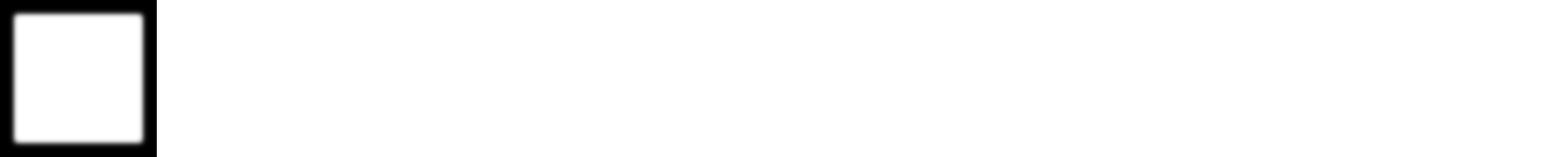
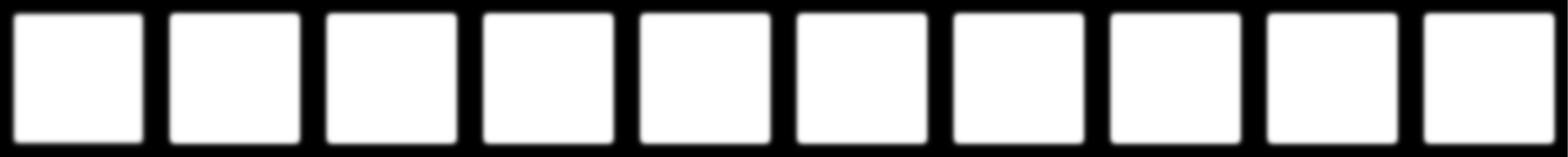
Two versions of the same layered image (w=1568, h=157). Layer-by-layer changes:
added layer "New Layer" above "Pasted Layer" over [156, 43, 1429, 118]
added layer "Pasted Layer" above "Background" over [1410, 0, 1568, 157]
painted on "Background" over [156, 0, 1411, 157]
added layer "New Layer#1" over [156, 0, 1568, 157]
